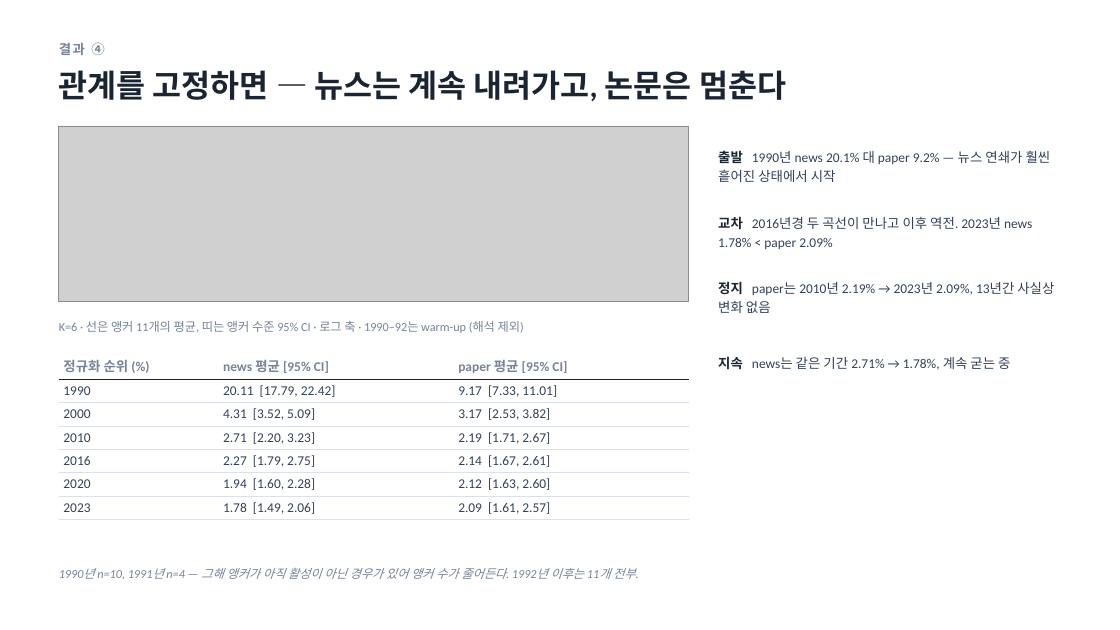
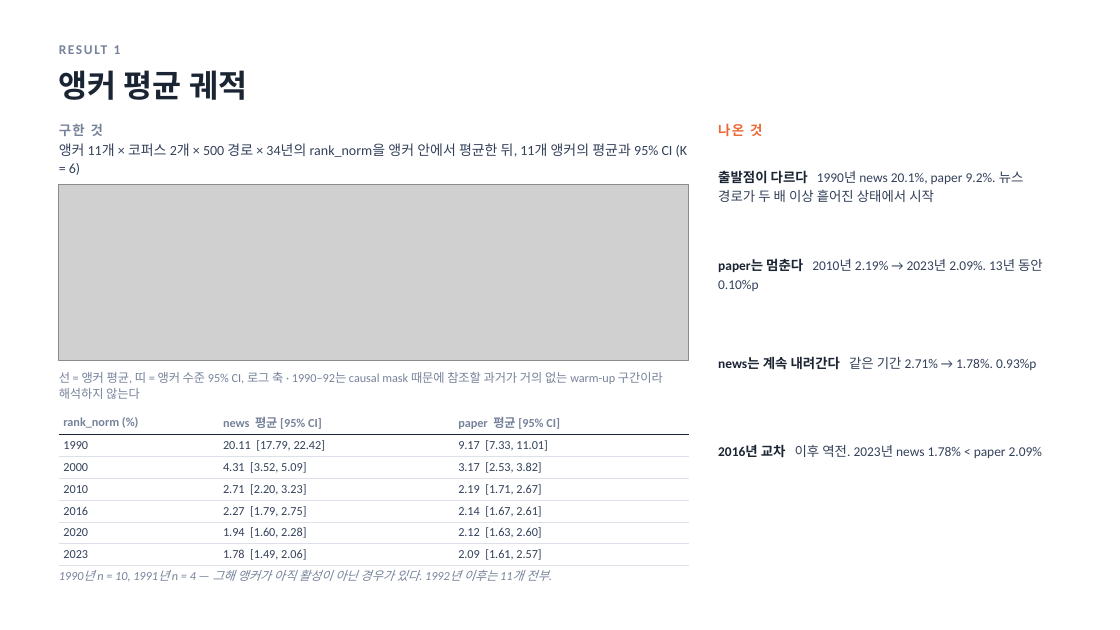
Before and after one commit to yeokyunghwang/science-society, a slide deck: slide 11 of sequence_perplexity.pptx. Drawn at 1120x630 pixels with LibreOffice and Linux fonts; fonts in the diff are those of the drawing; grey boxes stand for pictures. Boxes give left, top, right and bottom in pixels: in the first picture for what was removed or moved away, otherwise in the second. Text is boxed around its words. In the diff, an @@ line names an element or a change of style, - is before the commit and + after.

```diff
--- a/sequence_perplexity.pptx
+++ b/sequence_perplexity.pptx
@@ text at [114,45,121,54]: text changed @@
-결과 ④
+RESULT 1
@@ text at [59,70,247,100]: text changed @@
-관계를 고정하면 — 뉴스는 계속 내려가고, 논문은 멈춘다
+앵커 평균 궤적
@@ text added at [59,124,103,136], 11.5 pt, text #77839A, bold @@
+구한 것
@@ text added at [59,143,687,175], 12 pt, text #33415A @@
+앵커 11개 × 코퍼스 2개 × 500 경로 × 34년의 rank_norm을 앵커 안에서 평균한 뒤, 11개 앵커의 평균과 95% CI (K = 6)
@@ text added at [718,123,762,136], 11.5 pt, text #EB6834, bold @@
+나온 것
@@ text at [718,170,1024,202]: text changed @@
-출발 1990년 news 20.1% 대 paper 9.2% — 뉴스 연쇄가 훨씬 흩어진 상태에서 시작
+출발점이 다르다 1990년 news 20.1%, paper 9.2%. 뉴스 경로가 두 배 이상 흩어진 상태에서 시작
@@ picture: place and size @@
-picture at [59,126,689,302]
+picture at [59,185,689,360]
@@ text at [718,258,1043,291]: text changed @@
-정지 paper는 2010년 2.19% → 2023년 2.09%, 13년간 사실상 변화 없음
+paper는 멈춘다 2010년 2.19% → 2023년 2.09%. 13년 동안 0.10%p
@@ text at [718,356,1036,370]: text changed @@
-지속 news는 같은 기간 2.71% → 1.78%, 계속 굳는 중
+news는 계속 내려간다 같은 기간 2.71% → 1.78%. 0.93%p
@@ text at [59,372,663,399]: text changed @@
-K=6 · 선은 앵커 11개의 평균, 띠는 앵커 수준 95% CI · 로그 축 · 1990–92는 warm-up (해석 제외)
+선 = 앵커 평균, 띠 = 앵커 수준 95% CI, 로그 축 · 1990–92는 causal mask 때문에 참조할 과거가 거의 없는 warm-up 구간이라 해석하지 않는다
@@ table at [59,410,689,564] @@
-row 1, column 1: 정규화 순위 (%)
+row 1, column 1: rank_norm (%)
@@ size 11.5 to 10.5 pt @@
@@ table: place and size @@
-table at [59,353,689,518]
+table at [59,410,689,564]
@@ text at [718,444,1042,458]: text changed @@
-교차 2016년경 두 곡선이 만나고 이후 역전. 2023년 news 1.78% < paper 2.09%
+2016년 교차 이후 역전. 2023년 news 1.78% < paper 2.09%
@@ text at [97,570,548,581]: text changed @@
-1990년 n=10, 1991년 n=4 — 그해 앵커가 아직 활성이 아닌 경우가 있어 앵커 수가 줄어든다. 1992년 이후는 11개 전부.
+1990년 n = 10, 1991년 n = 4 — 그해 앵커가 아직 활성이 아닌 경우가 있다. 1992년 이후는 11개 전부.
```
Also in this commit, not shown: 7 other slides changed, 8 slides added, 9 slides removed, 19 other files.
